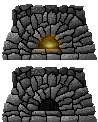
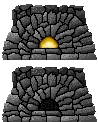
Comparing the layer stacks of the two 98 x 122 images. Changes:
painted on "Layer 2 copy 3" over [34, 32, 68, 55]
